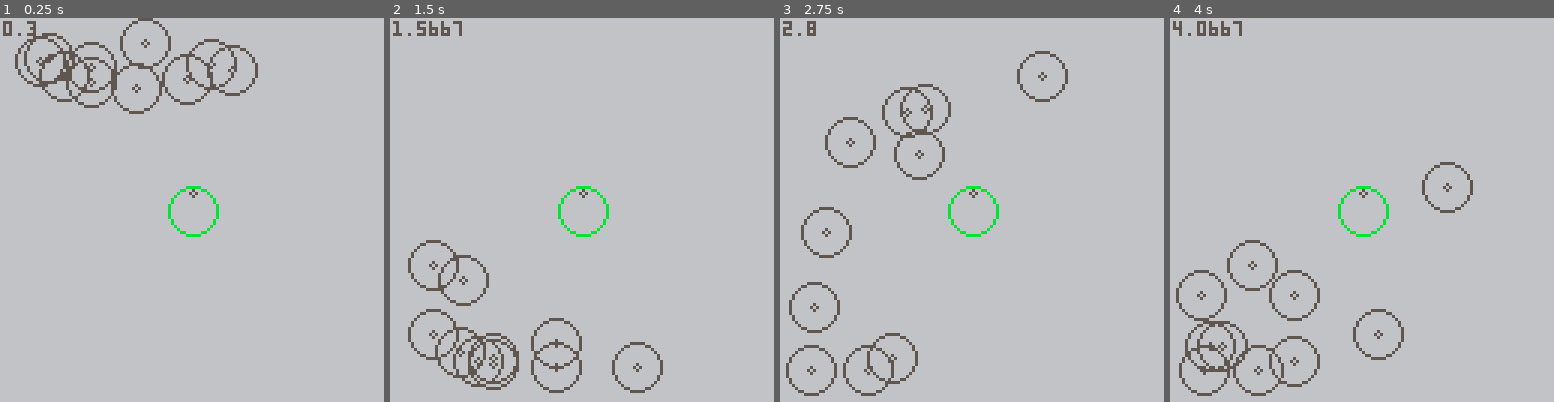
Above: before the commit, frames 1-4 (left to right).
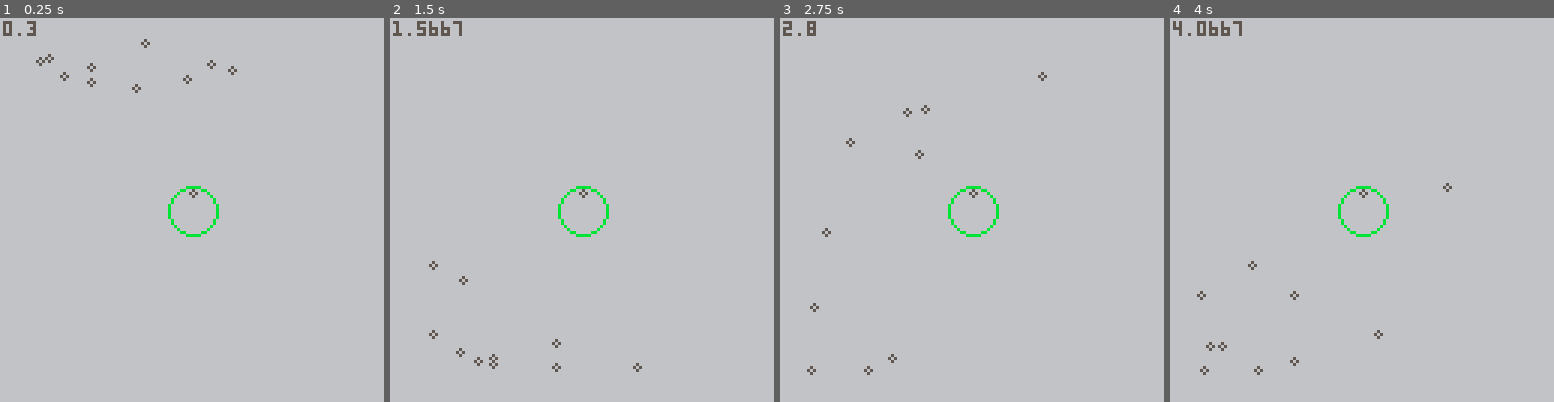
Above: after the commit, the same moments.

Repository: mysterycommand/train-jam-2019-pico-8
Game: PICO-8 cartridge carts/hero.p8
Same seed, same stepped clock (60 frames per second), same inputs: the game is played once before the commit and once after it.
Inputs:
- Up to frame 1 (0.25 s): no input
- Up to frame 2 (1.5 s): no input
- Up to frame 3 (2.75 s): no input
- Up to frame 4 (4 s): no input

The runs differ from the first frame. In frame 1, 2.5% of the frame differs, in the area x 3-68%, y 0-25%; in frame 2, 2.5%; in frame 3, 2.6%; in frame 4, 2.6%, in the area x 1-79%, y 37-99%.

Commit message:
spike: no big circles

Diff:
--- a/carts/hero.p8
+++ b/carts/hero.p8
@@ -106,7 +106,7 @@
 
   function p.draw()
     circ(p.currPos.x, p.currPos.y, 1, dark_gray)
-    circ(p.currPos.x, p.currPos.y, 8, dark_gray)
+    -- circ(p.currPos.x, p.currPos.y, 8, dark_gray)
   end
 
   return p
Not shown, changed: config.txt
Not shown, changed: log.txt
